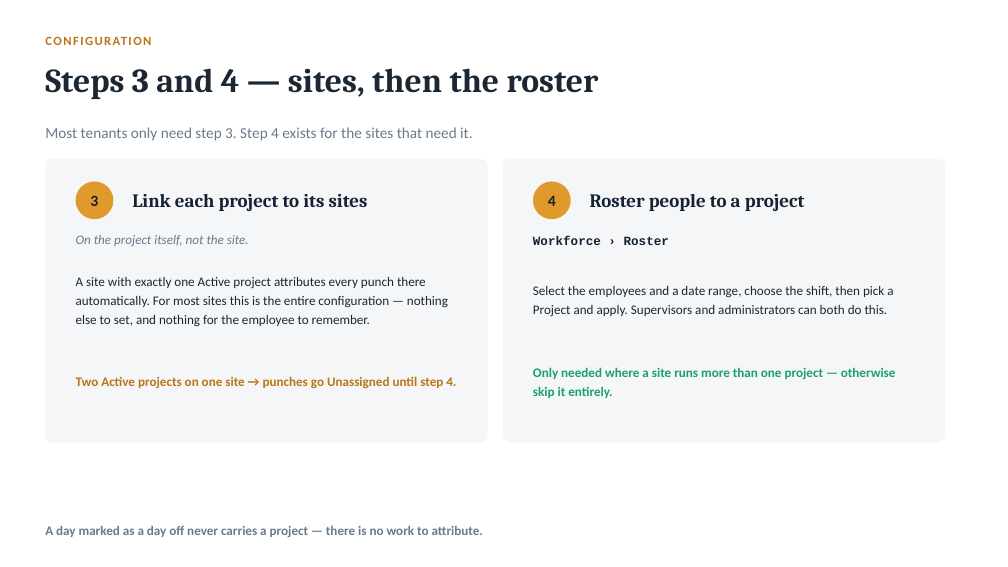
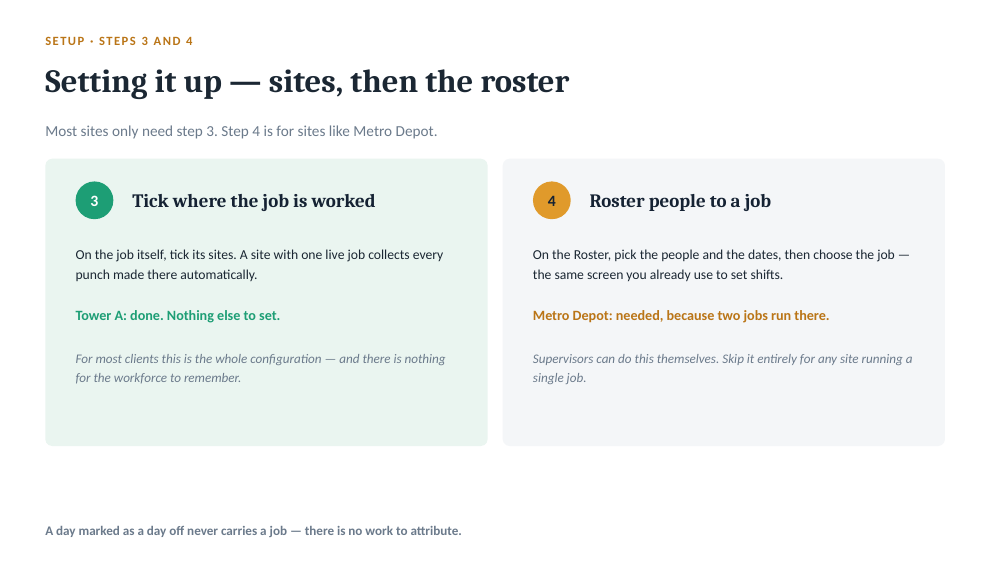
Before and after one commit to iammuniraa-wq/bpmsquare-app, a slide deck: slide 10 of docs/BPMSquare_WFM_Project_Costing.pptx. Drawn at 1008x567 pixels with LibreOffice and Linux fonts; fonts in the diff are those of the drawing. Boxes give left, top, right and bottom in pixels: in the first picture for what was removed or moved away, otherwise in the second. Text is boxed around its words. In the diff, an @@ line names an element or a change of style, - is before the commit and + after.

```diff
--- a/docs/BPMSquare_WFM_Project_Costing.pptx
+++ b/docs/BPMSquare_WFM_Project_Costing.pptx
@@ text at (45, 36, 192, 45): text changed @@
-CONFIGURATION
+SETUP · STEPS 3 AND 4
@@ text at (45, 69, 570, 99): text changed; size 32 to 31 pt @@
-Steps 3 and 4 — sites, then the roster
+Setting it up — sites, then the roster
@@ text at (45, 125, 438, 139): text changed @@
-Most tenants only need step 3. Step 4 exists for the sites that need it.
+Most sites only need step 3. Step 4 is for sites like Metro Depot.
@@ rounded rectangle: place and size @@
-rounded rectangle at (45, 159, 488, 442)
+rounded rectangle at (45, 159, 488, 446)
@@ rounded rectangle at (45, 159, 488, 446): fill #F4F6F8 to #EAF5F0 @@
@@ rounded rectangle: place and size @@
-rounded rectangle at (503, 159, 945, 442)
+rounded rectangle at (503, 159, 945, 446)
@@ text "3" at (90, 195, 98, 206): text colour #152233 to #FFFFFF @@
@@ ellipse at (76, 181, 113, 219): fill #E09A2B to #1D9E75 @@
@@ text at (132, 194, 376, 211): text changed @@
-Link each project to its sites
+Tick where the job is worked
@@ text at (590, 194, 771, 211): text changed @@
-Roster people to a project
+Roster people to a job
@@ text at (76, 249, 443, 281): text changed; size 12.5 to 13 pt; text colour #6B7A8B to #1B2733; italic off @@
-On the project itself, not the site.
+On the job itself, tick its sites. A site with one live job collects every punch made there automatically.
@@ text at (533, 249, 895, 282): text changed; size 12 to 13 pt; font Courier New to Calibri; text colour #152233 to #1B2733; bold off @@
-Workforce › Roster
+On the Roster, pick the people and the dates, then choose the job — the same screen you already use to set shifts.
@@ text at (76, 310, 280, 323): text changed; size 12.5 to 13.5 pt; text colour #1B2733 to #1D9E75; bold on @@
-A site with exactly one Active project attributes every punch there automatically. For most sites this is the entire configuration — nothing else to set, and nothing for the employee to remember.
+Tower A: done. Nothing else to set.
@@ text at (533, 310, 829, 323): text changed; size 12.5 to 13.5 pt; text colour #1B2733 to #BA7517; bold on @@
-Select the employees and a date range, choose the shift, then pick a Project and apply. Supervisors and administrators can both do this.
+Metro Depot: needed, because two jobs run there.
@@ text at (76, 354, 446, 384): text changed; text colour #BA7517 to #6B7A8B; bold off; italic on @@
-Two Active projects on one site → punches go Unassigned until step 4.
+For most clients this is the whole configuration — and there is nothing for the workforce to remember.
@@ text at (533, 354, 913, 384): text changed; text colour #1D9E75 to #6B7A8B; bold off; italic on @@
-Only needed where a site runs more than one project — otherwise skip it entirely.
+Supervisors can do this themselves. Skip it entirely for any site running a single job.
@@ text at (45, 526, 462, 537): text changed @@
-A day marked as a day off never carries a project — there is no work to attribute.
+A day marked as a day off never carries a job — there is no work to attribute.
```
Also in this commit, not shown: 4 other slides changed, 8 slides added, 10 slides removed.
